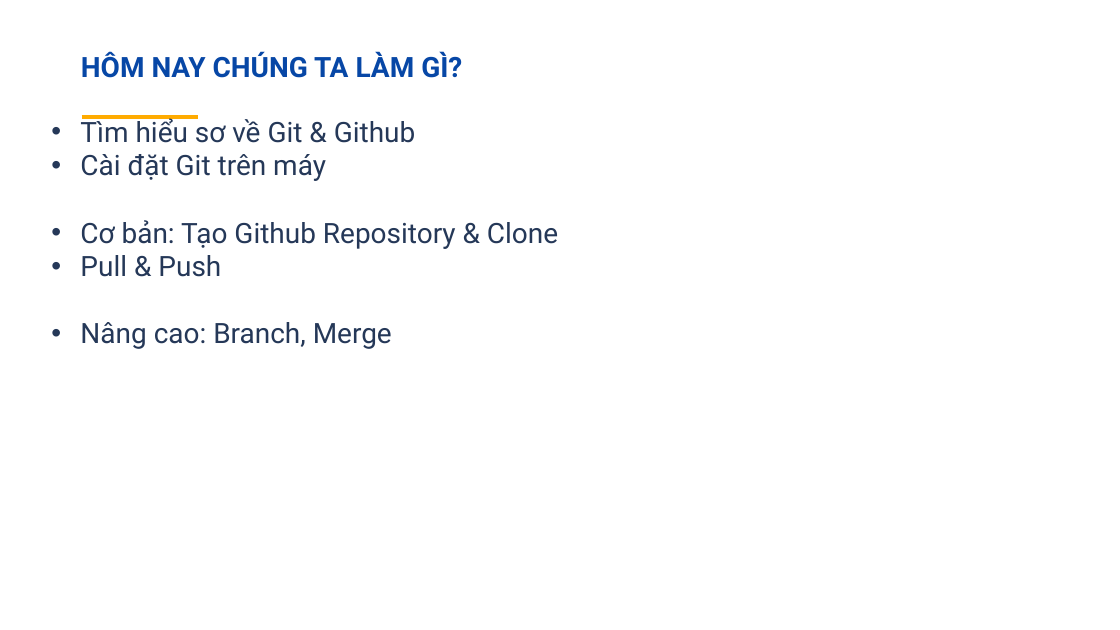
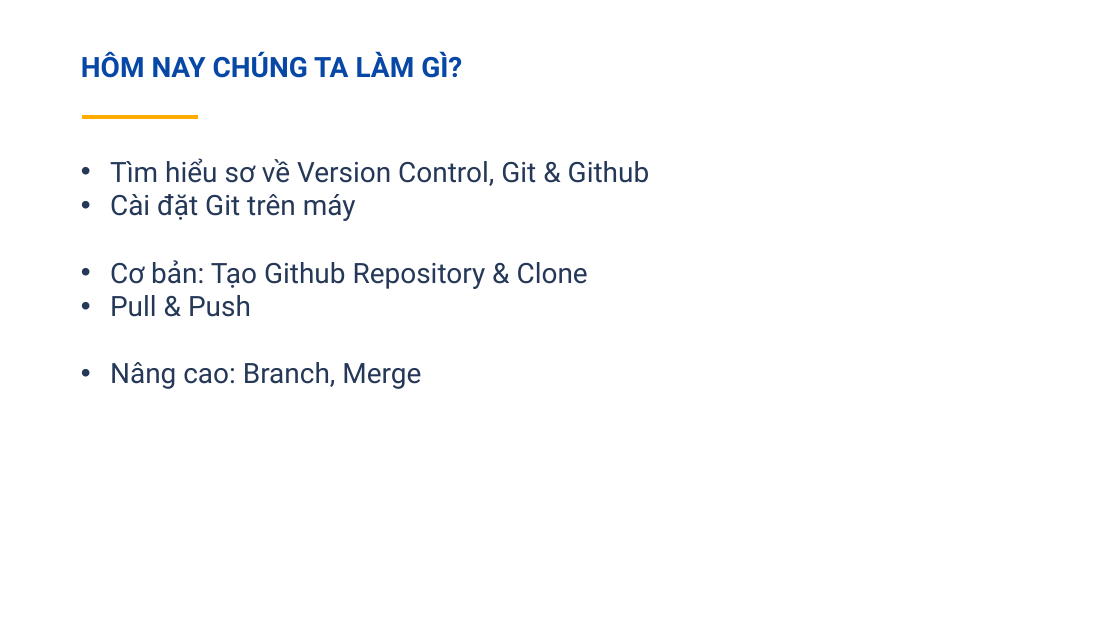
Before and after one commit to trannhutthien/textThietKeWeb, a slide deck: slide 2 of Git-presentation-16072017.pptx. Drawn at 1120x630 pixels with LibreOffice and Linux fonts; fonts in the diff are those of the drawing. Boxes give left, top, right and bottom in pixels: in the first picture for what was removed or moved away, otherwise in the second. Text is boxed around its words. In the diff, an @@ line names an element or a change of style, - is before the commit and + after.

```diff
--- a/Git-presentation-16072017.pptx
+++ b/Git-presentation-16072017.pptx
@@ text "Tìm hiểu sơ về Version ..." moved from (x1=80, y1=116, x2=558, y2=349) to (x1=110, y1=158, x2=650, y2=389) @@
@@ text at (x1=110, y1=158, x2=650, y2=186): text changed @@
-• Tìm hiểu sơ về Git & Github
+• Tìm hiểu sơ về Version Control, Git & Github
```
Also in this commit, not shown: 3 other slides changed, 2 slides added, 2 other files.
